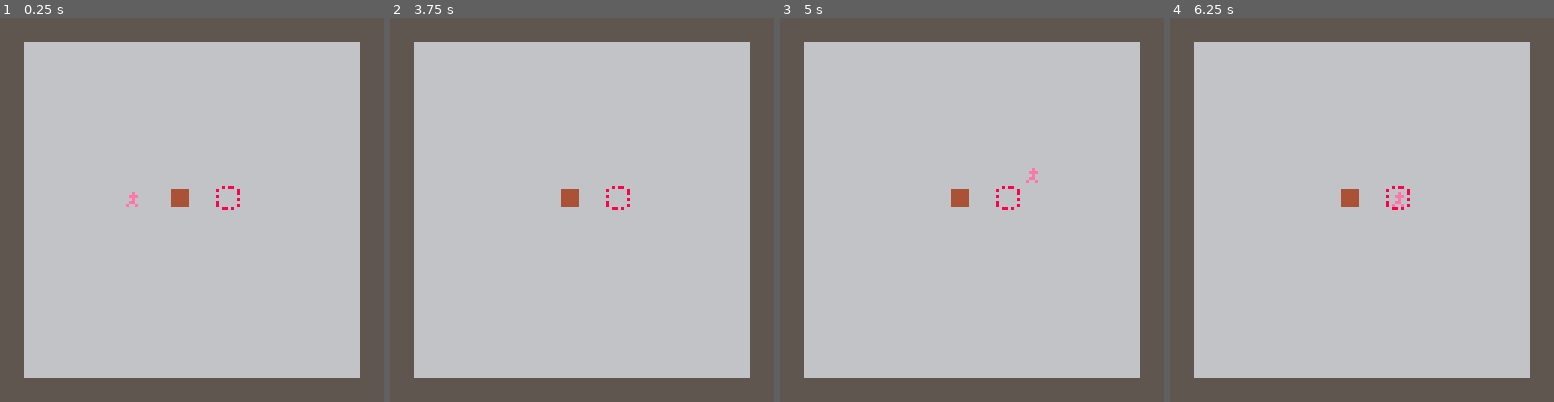
Above: before the commit, frames 1-4 (left to right).
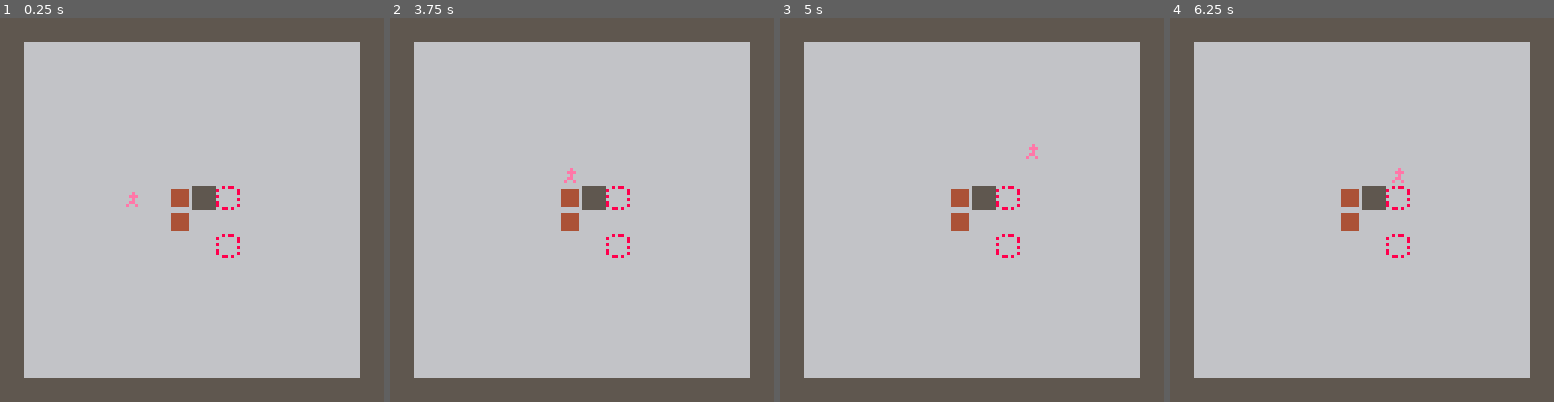
Above: after the commit, the same moments.

Repository: harryhartley/GMTKJam21
Game: PICO-8 cartridge jam.p8
The game is run twice, just before and just after one commit, with the same random seed, the same clock (stepped at 60 frames per second) and the same inputs.
Inputs:
- Up to frame 1 (0.25 s): no input
- Up to frame 2 (3.75 s): tap X (X key) at 0.33, 1.07, 1.85, 2.97 s; tap O (Z key) at 0.7, 1.7, 2.1, 2.5, 2.9, 3.3, 3.7 s; hold Right 1.6-2.1 s; hold Up 2.15-2.42 s; hold Right 2.47-3.03 s; hold Left 3.08-3.58 s; hold Down from 3.63 s (still down)
- Up to frame 3 (5 s): release Down at 3.97 s; hold Right 4.02-4.68 s; tap X (X key) at 4.08 s; tap O (Z key) at 4.1, 4.5, 4.9 s; hold Up from 4.73 s (still down)
- Up to frame 4 (6.25 s): release Up at 5.03 s; hold Left 5.08-5.68 s; tap X (X key) at 5.2 s; tap O (Z key) at 5.3, 5.7, 6.1 s; hold Down 5.73-6.03 s; hold Right from 6.08 s (still down)

The runs differ from the first frame. In frame 1, 0.7% of the frame differs, in the area x 44-63%, y 43-63%; in frame 2, 0.8%; in frame 3, 0.8%, in the area x 44-68%, y 32-63%; in frame 4, 0.8%.

Commit message:
push blocks and activate plates

Diff:
--- a/jam.p8
+++ b/jam.p8
@@ -4,36 +4,34 @@
 --main
 
 function _init()
+	state="0"
 	dir={{-1,0},{1,0},{0,-1},{0,1}}
 	currentplayer={}
 	currentobjects={}
- l0={117, 119}
+ l0={117,119,135}
  loadlevel(0)
 end
 
 function _update60()
-	for b=0,3 do
-		if btnp(b) then
-			currentplayer.x+=dir[b+1][1]
-			currentplayer.y+=dir[b+1][2]
+	--if state=="start" then
+	if state=="0" then
+		moveplayer()
+		updatewin()
+		if checkwin() then
+			state="win"
 		end
+	--elseif state=="win" then
 	end
 end
 
 function _draw()
 	cls()
-	map(0,0,0,0)
-	drawplayer(currentplayer)
-	drawobjects(currentobjects)
-end
-
-function drawplayer(player)
-	spr(2,player.x*8,player.y*8)
-end
-
-function drawobjects(objects)
-	for k,v in pairs(objects) do
-		spr(3,v.x*8,v.y*8)
+	--if state=="start" then
+	if state=="0" then
+		map(0,0,0,0)
+		drawplayer(currentplayer)
+		drawobjects(currentobjects)
+	--elseif state=="win" then
 	end
 end
 -->8
@@ -56,6 +54,104 @@
  	end
  end
 end
+-->8
+--move
+
+function moveplayer()
+	for b=0,3 do
+		if btnp(b) then
+			newx=currentplayer.x+dir[b+1][1]
+			newy=currentplayer.y+dir[b+1][2]
+			if checkwalls(newx,newy) then
+				if checkobjects(newx,newy,b) then
+			 	currentplayer.x=newx
+			 	currentplayer.y=newy
+			 end
+			end
+		end
+	end
+end
+
+function checkwalls(x,y)
+	if fget(mget(x,y),0) then
+	 return false
+	end
+	return true
+end
+
+function checkobjects(x,y,b)
+	exists=false
+	for k,v in pairs(currentobjects) do
+	 if v.x==x and v.y==y then
+	  	exists=true
+	 end
+	end
+	if exists then
+	 destx = x+dir[b+1][1]
+	 desty = y+dir[b+1][2]
+		for k,v in pairs(currentobjects) do
+		 if v.x==destx and v.y==desty then
+		  	return false
+		 end
+		end
+		if not checkwalls(destx, desty) then
+		 return false
+		end
+		for k,v in pairs(currentobjects) do
+	 	if v.x==x and v.y==y then
+	  	v.x=x+dir[b+1][1]
+	  	v.y=y+dir[b+1][2]
+	 	end
+	 end
+	end
+	return true
+end
+-->8
+--draw
+
+function drawplayer(player)
+	spr(2,player.x*8,player.y*8)
+end
+
+function drawobjects(objects)
+	for k,v in pairs(objects) do
+		spr(3,v.x*8,v.y*8)
+	end
+end
+-->8
+--gamestate
+
+function updatewin()
+	for x=0,15 do
+		for y=0,15 do
+			cspr = mget(x,y)
+			if cspr==5 or cspr==6 then
+				exists=false
+				for k,v in pairs(currentobjects) do
+				 if v.x==x and v.y==y then
+				  exists=true
+				 end
+				end
+				if exists then
+					mset(x,y,6)
+				else
+					mset(x,y,5)
+				end
+			end
+		end
+	end
+end
+
+function checkwin()
+	for x=0,15 do
+		for y=0,15 do
+			if mget(x,y)==5 then
+				return false
+			end
+		end
+	end
+	return true
+end
 __gfx__
 00000000555555550000000000000000666666666686886666b6bb66000000000000000000000000000000000000000000000000000000000000000000000000
 000000005555555500000000044444406666666686666668b666666b000000000000000000000000000000000000000000000000000000000000000000000000
@@ -66,7 +162,7 @@
 000000005555555500e00e00044444406666666686666668b666666b000000000000000000000000000000000000000000000000000000000000000000000000
 00000000555555550000000000000000666666666688686666bb6b66000000000000000000000000000000000000000000000000000000000000000000000000
 __gff__
-0001000200040400000000000000000000000000000000000000000000000000000000000000000000000000000000000000000000000000000000000000000000000000000000000000000000000000000000000000000000000000000000000000000000000000000000000000000000000000000000000000000000000000
+0001000300040400000000000000000000000000000000000000000000000000000000000000000000000000000000000000000000000000000000000000000000000000000000000000000000000000000000000000000000000000000000000000000000000000000000000000000000000000000000000000000000000000
 0000000000000000000000000000000000000000000000000000000000000000000000000000000000000000000000000000000000000000000000000000000000000000000000000000000000000000000000000000000000000000000000000000000000000000000000000000000000000000000000000000000000000000
 __map__
 0101010101010101010101010101010100000000000000000000000000000000000000000000000000000000000000000000000000000000000000000000000000000000000000000000000000000000000000000000000000000000000000000000000000000000000000000000000000000000000000000000000000000000
@@ -76,12 +172,12 @@
 0104040404040404040404040404040100000000000000000000000000000000000000000000000000000000000000000000000000000000000000000000000000000000000000000000000000000000000000000000000000000000000000000000000000000000000000000000000000000000000000000000000000000000
 0104040404040404040404040404040100000000000000000000000000000000000000000000000000000000000000000000000000000000000000000000000000000000000000000000000000000000000000000000000000000000000000000000000000000000000000000000000000000000000000000000000000000000
 0104040404040404040404040404040100000000000000000000000000000000000000000000000000000000000000000000000000000000000000000000000000000000000000000000000000000000000000000000000000000000000000000000000000000000000000000000000000000000000000000000000000000000
+0104040404040404010504040404040100000000000000000000000000000000000000000000000000000000000000000000000000000000000000000000000000000000000000000000000000000000000000000000000000000000000000000000000000000000000000000000000000000000000000000000000000000000
+0104040404040404040404040404040100000000000000000000000000000000000000000000000000000000000000000000000000000000000000000000000000000000000000000000000000000000000000000000000000000000000000000000000000000000000000000000000000000000000000000000000000000000
 0104040404040404040504040404040100000000000000000000000000000000000000000000000000000000000000000000000000000000000000000000000000000000000000000000000000000000000000000000000000000000000000000000000000000000000000000000000000000000000000000000000000000000
 0104040404040404040404040404040100000000000000000000000000000000000000000000000000000000000000000000000000000000000000000000000000000000000000000000000000000000000000000000000000000000000000000000000000000000000000000000000000000000000000000000000000000000
 0104040404040404040404040404040100000000000000000000000000000000000000000000000000000000000000000000000000000000000000000000000000000000000000000000000000000000000000000000000000000000000000000000000000000000000000000000000000000000000000000000000000000000
 0104040404040404040404040404040100000000000000000000000000000000000000000000000000000000000000000000000000000000000000000000000000000000000000000000000000000000000000000000000000000000000000000000000000000000000000000000000000000000000000000000000000000000
 0104040404040404040404040404040100000000000000000000000000000000000000000000000000000000000000000000000000000000000000000000000000000000000000000000000000000000000000000000000000000000000000000000000000000000000000000000000000000000000000000000000000000000
 0104040404040404040404040404040100000000000000000000000000000000000000000000000000000000000000000000000000000000000000000000000000000000000000000000000000000000000000000000000000000000000000000000000000000000000000000000000000000000000000000000000000000000
-0104040404040404040404040404040100000000000000000000000000000000000000000000000000000000000000000000000000000000000000000000000000000000000000000000000000000000000000000000000000000000000000000000000000000000000000000000000000000000000000000000000000000000
-0104040404040404040404040404040100000000000000000000000000000000000000000000000000000000000000000000000000000000000000000000000000000000000000000000000000000000000000000000000000000000000000000000000000000000000000000000000000000000000000000000000000000000
 0101010101010101010101010101010100000000000000000000000000000000000000000000000000000000000000000000000000000000000000000000000000000000000000000000000000000000000000000000000000000000000000000000000000000000000000000000000000000000000000000000000000000000
